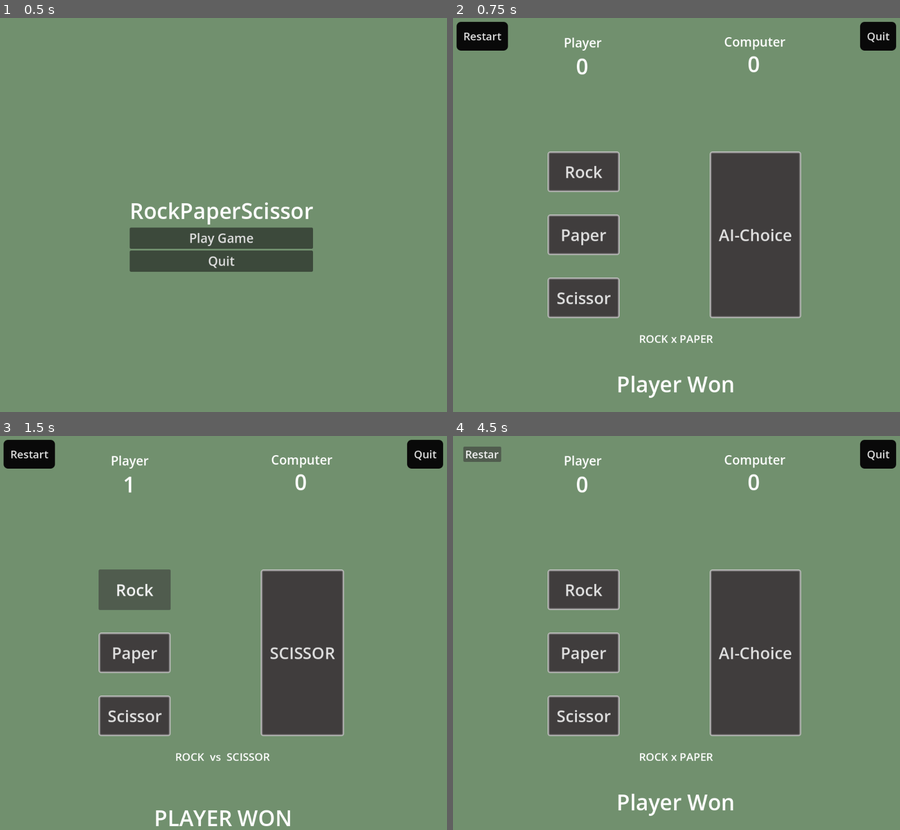
Above: before the commit, frames 1-4 (two rows, left to right).
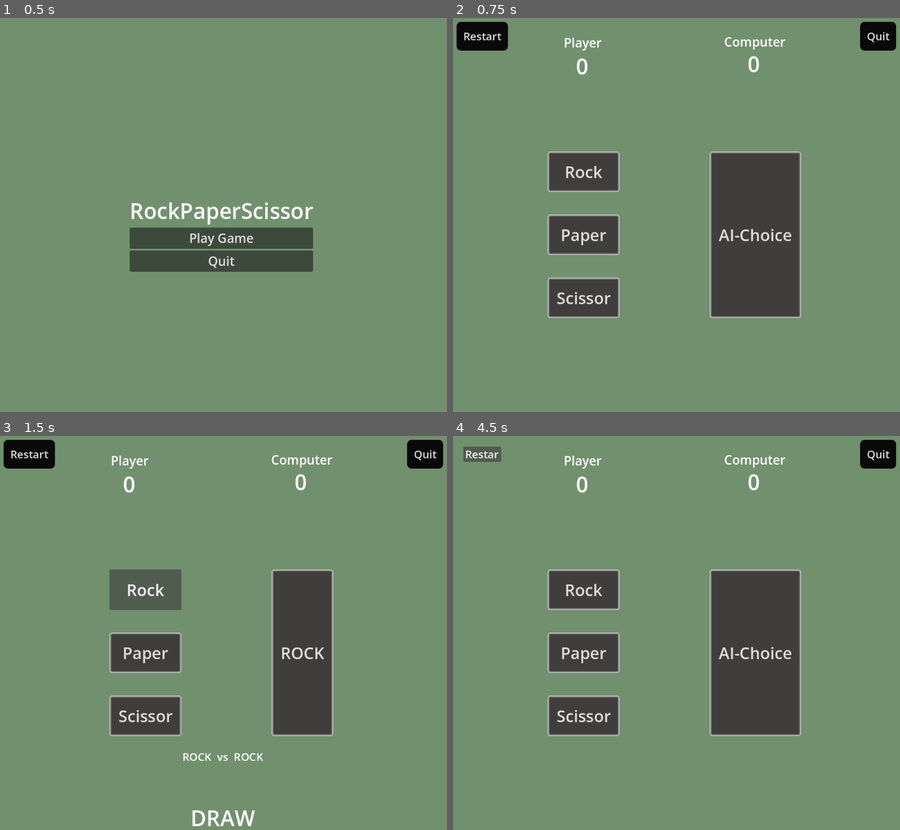
Above: after the commit, the same moments.

Repository: ankit-suman-07/GODOT_RockPaperScissor
Game: Godot game, scene res://scenes/main_menu.tscn
Two runs of this game, one before a commit and one after it. Both use one fixed random seed, a clock stepped at 60 frames per second and the inputs below. The project has no main scene, so this scene is started directly.
Inputs:
- Up to frame 1 (0.5 s): no input
- Up to frame 2 (0.75 s): click "Play Game" at 0.5 s
- Up to frame 3 (1.5 s): click "Rock" at 1.25 s
- Up to frame 4 (4.5 s): click "Paper" at 2 s; click "Scissor" at 2.75 s; click "ROCK" at 3.5 s; click "Restart" at 4.25 s

Frame 1 is identical in both runs. In frame 2, 0.6% of the frame differs, in the area x 36-63%, y 80-97%; in frame 3, 5.7%, in the area x 22-77%, y 10-99%; in frame 4, 0.6%.

Commit message:
Update round winner label

Diff:
--- a/scenes/start_game.tscn
+++ b/scenes/start_game.tscn
@@ -66,14 +66,12 @@
 theme_override_styles/normal = ExtResource("1_c75kr")
 text = "AI-Choice"
 
-[node name="Winner Label" type="Label" parent="." unique_id=33982888]
+[node name="WinnerLabel" type="Label" parent="." unique_id=33982888]
 offset_top = 784.0
 offset_right = 1000.0
 offset_bottom = 947.0
 size_flags_horizontal = 4
 theme_override_font_sizes/font_size = 48
-text = "Player Won
-"
 horizontal_alignment = 1
 vertical_alignment = 1
 
@@ -149,14 +147,13 @@
 offset_right = 999.0
 offset_bottom = 777.0
 theme_override_font_sizes/normal_font_size = 24
-text = "ROCK x PAPER"
 horizontal_alignment = 1
 vertical_alignment = 1
 
-[node name="WinnerLabel" type="Label" parent="." unique_id=93909507]
-offset_top = 317.0
-offset_right = 994.0
-offset_bottom = 685.0
+[node name="RoundResult" type="Label" parent="." unique_id=1111171327]
+offset_top = 316.0
+offset_right = 997.0
+offset_bottom = 684.0
 theme_override_font_sizes/font_size = 72
 horizontal_alignment = 1
 vertical_alignment = 1
--- a/scripts/start_game.gd
+++ b/scripts/start_game.gd
@@ -4,10 +4,10 @@
 @onready var player_score = $PlayerScoreValue
 @onready var computer_score = $ComputerScoreValue
 @onready var computer_btn = $CenterContainer/HBoxContainer/VBoxContainer2/AI
-@onready var round_result = $"Winner Label"
-@onready var winner_label = $WinnerLabel
+@onready var round_result = $"WinnerLabel"
+@onready var winner_label = $RoundResult
 
-const AI_OPTIONS = ["ROCK", "PAPER", "SCISSOR"]
+const AI_OPTIONS = ["ROCK", "PAPER", "SCISSOR", "PAPER", "SCISSOR", "ROCK", "SCISSOR", "ROCK", "PAPER"]
 var round = 5
 var player_score_value = 0
 var computer_score_value = 0
@@ -23,7 +23,7 @@
 	pass
 
 func select_round_winner(player_selected):
-	var probabilities = [1, 1, 1];
+	var probabilities = [1, 1, 1, 1, 1, 1, 1, 1, 1];
 	var random = RandomNumberGenerator.new()
 	var ai_selected = AI_OPTIONS[random.rand_weighted(probabilities)]
 
